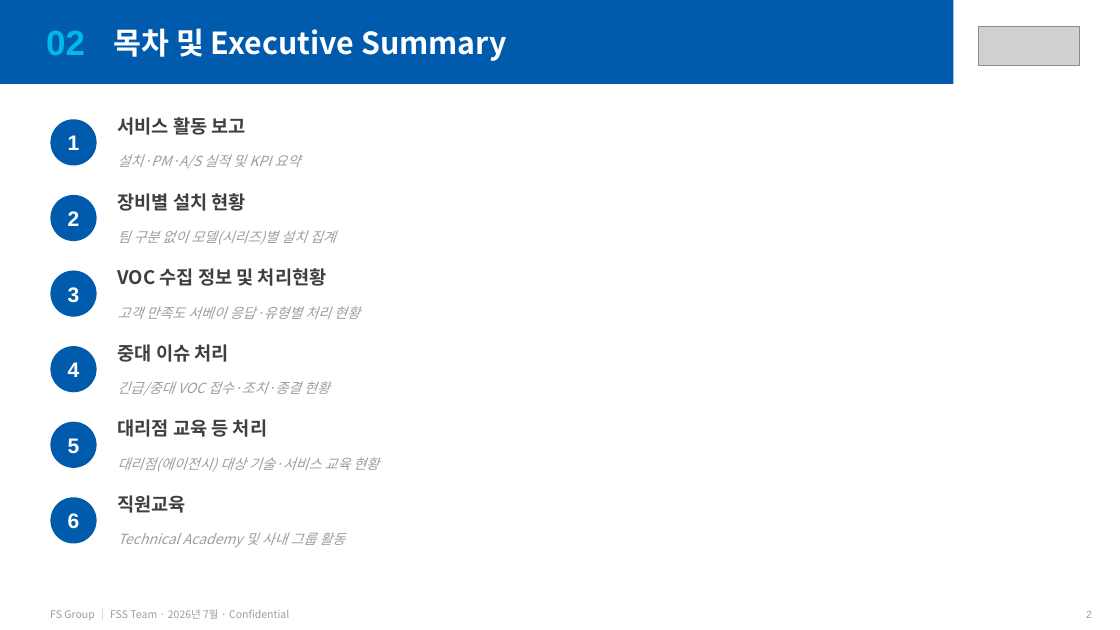
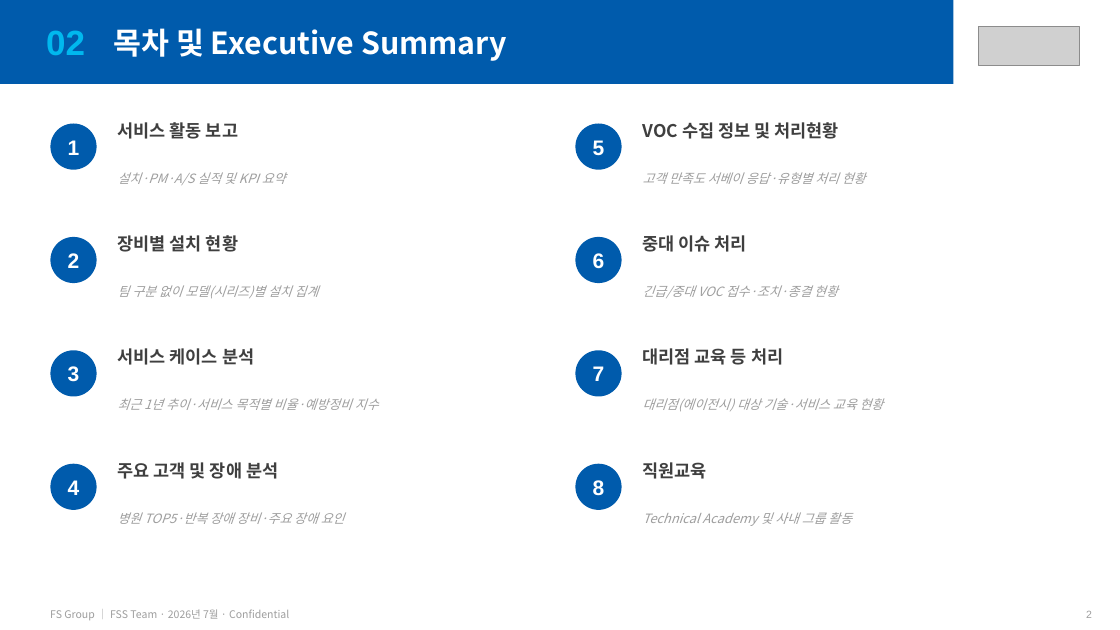
Before and after one commit to balhm12/Sysmex-schedule, a slide deck: slide 2 of reports/FSG_월간서비스보고_202607/FSG_월간서비스보고_202607.pptx. Drawn at 1120x630 pixels with LibreOffice and Linux fonts; fonts in the diff are those of the drawing; grey boxes stand for pictures. Boxes give left, top, right and bottom in pixels: in the first picture for what was removed or moved away, otherwise in the second. Text is boxed around its words. In the diff, an @@ line names an element or a change of style, - is before the commit and + after.

```diff
--- a/reports/FSG_월간서비스보고_202607/FSG_월간서비스보고_202607.pptx
+++ b/reports/FSG_월간서비스보고_202607/FSG_월간서비스보고_202607.pptx
@@ text "VOC 수집 정보 및 처리현황": place and size @@
-text "VOC 수집 정보 및 처리현황" at (118,268,327,286)
+text "VOC 수집 정보 및 처리현황" at (643,122,838,139)
@@ text "5": place and size @@
-text "5" at (68,438,80,454)
+text "5" at (593,140,605,156)
@@ ellipse: place and size @@
-ellipse at (50,195,97,241)
+ellipse at (576,124,622,170)
@@ text "고객 만족도 서베이 응답·유형별 처리 ...": place and size @@
-text "고객 만족도 서베이 응답·유형별 처리 ..." at (118,306,360,319)
+text "고객 만족도 서베이 응답·유형별 처리 ..." at (643,172,866,184)
@@ text "2": place and size @@
-text "2" at (68,211,80,226)
+text "2" at (68,253,80,268)
@@ ellipse: place and size @@
-ellipse at (50,271,97,317)
+ellipse at (50,237,97,283)
@@ text "장비별 설치 현황": place and size @@
-text "장비별 설치 현황" at (118,193,246,211)
+text "장비별 설치 현황" at (118,235,238,252)
@@ text "6": place and size @@
-text "6" at (68,513,80,529)
+text "6" at (593,253,605,269)
@@ ellipse added at (576,237,622,283), fill #005BAC @@
@@ text "중대 이슈 처리": place and size @@
-text "중대 이슈 처리" at (118,344,228,362)
+text "중대 이슈 처리" at (643,235,747,252)
@@ text "팀 구분 없이 모델(시리즈)별 설치 ...": place and size @@
-text "팀 구분 없이 모델(시리즈)별 설치 ..." at (118,230,336,245)
+text "팀 구분 없이 모델(시리즈)별 설치 ..." at (118,285,319,298)
@@ text "긴급/중대 VOC 접수·조치·종결 현황": place and size @@
-text "긴급/중대 VOC 접수·조치·종결 현황" at (118,381,330,395)
+text "긴급/중대 VOC 접수·조치·종결 현황" at (643,285,838,298)
@@ 2 ellipses, 1 text: place and size @@
-2 ellipses, 1 text at (50,119,97,392)
+2 ellipses, 1 text at (50,124,97,397)
@@ text "3": place and size @@
-text "3" at (68,287,80,303)
+text "3" at (68,366,80,382)
@@ text added at (118,348,254,365), 15 pt, text #3F3F3F, bold @@
+서비스 케이스 분석
@@ ellipse: place and size @@
-ellipse at (50,422,97,468)
+ellipse at (576,350,622,397)
@@ text "대리점 교육 등 처리": place and size @@
-text "대리점 교육 등 처리" at (118,419,267,437)
+text "대리점 교육 등 처리" at (643,348,783,365)
@@ text added at (593,366,605,381), 18 pt, text #FFFFFF, bold @@
+7
@@ size 12 to 11 pt in 6 elements at (118,172,286,185), (643,512,852,526), (118,285,319,298), (643,172,866,184), (643,285,838,298), (643,398,884,411) @@
@@ text "대리점(에이전시) 대상 기술·서비스 교육 현황": place and size @@
-text "대리점(에이전시) 대상 기술·서비스 교육 현황" at (118,457,379,472)
+text "대리점(에이전시) 대상 기술·서비스 교육 현황" at (643,398,884,411)
@@ text added at (118,398,379,410), 11 pt, text #9E9E9E, italic @@
+최근 1년 추이·서비스 목적별 비율·예방정비 지수
@@ text "4": place and size @@
-text "4" at (68,362,80,377)
+text "4" at (68,480,80,495)
@@ ellipse: place and size @@
-ellipse at (50,497,97,544)
+ellipse at (50,464,97,510)
@@ text added at (118,462,278,479), 15 pt, text #3F3F3F, bold @@
+주요 고객 및 장애 분석
@@ ellipse added at (576,464,622,510), fill #005BAC @@
@@ size 16 to 15 pt in 6 elements at (118,122,238,139), (118,235,238,252), (643,122,838,139), (643,235,747,252), (643,348,783,365), (643,462,707,479) @@
@@ text "직원교육": place and size @@
-text "직원교육" at (118,495,186,513)
+text "직원교육" at (643,462,707,479)
@@ text added at (593,480,605,495), 18 pt, text #FFFFFF, bold @@
+8
@@ text "Technical Academy 및 사내 그룹 ...": place and size @@
-text "Technical Academy 및 사내 그룹 ..." at (118,532,346,547)
+text "Technical Academy 및 사내 그룹 ..." at (643,512,852,526)
@@ text added at (118,512,345,524), 11 pt, text #9E9E9E, italic @@
+병원 TOP5·반복 장애 장비·주요 장애 요인
```
Also in this commit, not shown: 6 other slides changed, 2 slides added, 1 other file.
